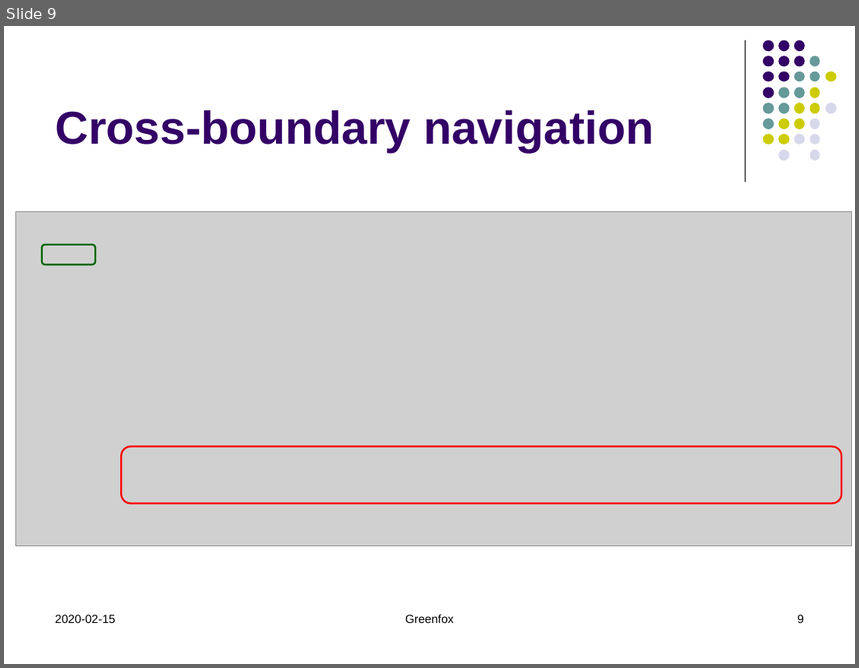
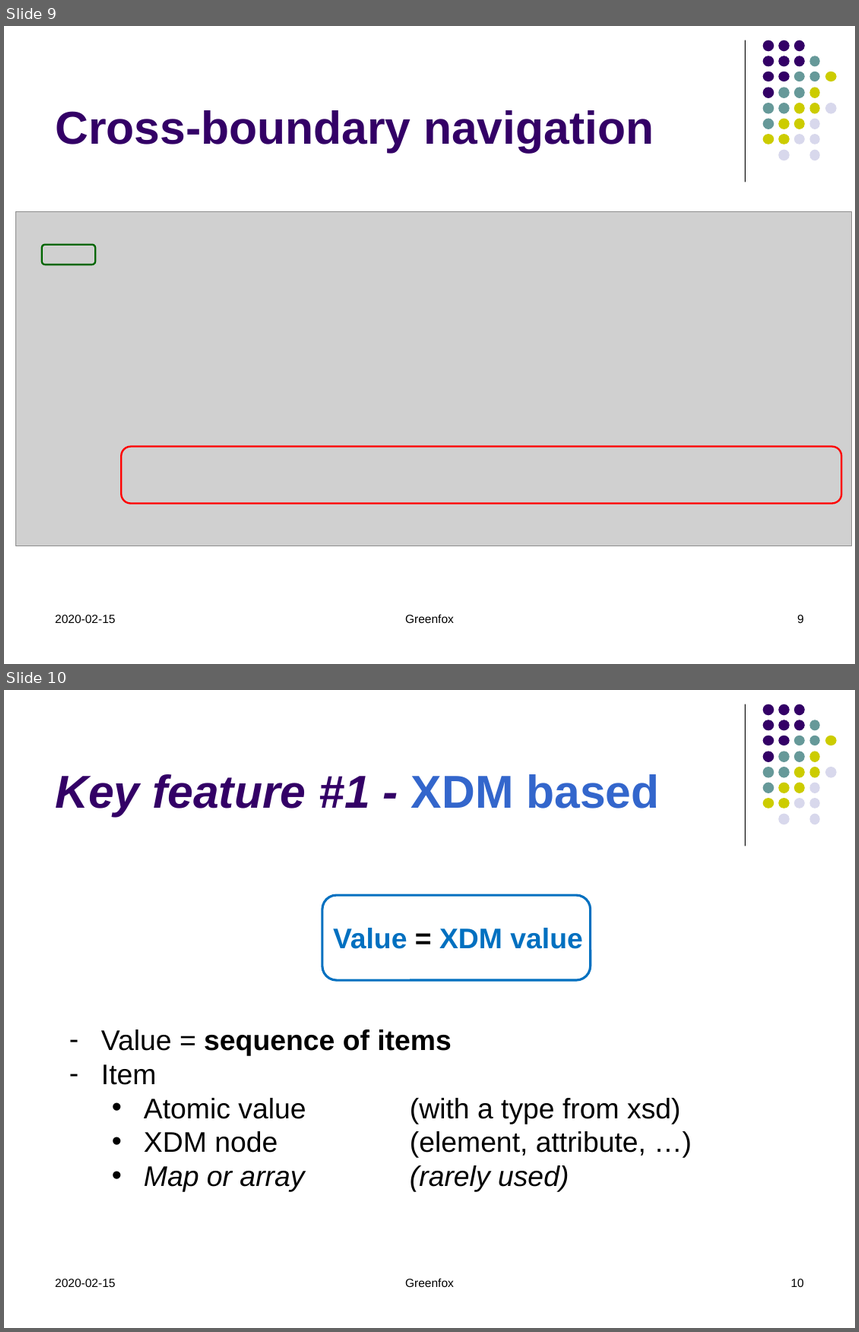
Before and after one commit to hrennau/greenfox, a slide deck: about/greenfox04.pptx. Shown one above the other, each under a label of ours: slide 9 before the commit, slides 9 and 10 after it. The pictures are 859x668 and 859x1332 pixels, drawn with LibreOffice and Linux fonts; fonts in the diff are those of the drawing; grey boxes stand for pictures. Boxes give left, top, right and bottom in pixels: in the first picture for what was removed or moved away, otherwise in the second. Text is boxed around its words. In the diff, an @@ line names an element or a change of style, - is before the commit and + after.

```diff
--- a/about/greenfox04.pptx
+++ b/about/greenfox04.pptx
@@ slide 10 added at (4, 690, 855, 1328), background #FFFFFF; not listed: 32 template elements that a slide beside it also shows @@
@@ title added at (55, 774, 659, 817), 39 pt, text #330066, bold, italic @@
+Key feature #1 - XDM based
@@ rounded rectangle added at (322, 895, 591, 980), outline #0070C0 2 pt @@
@@ text added at (101, 928, 681, 1192), 24 pt, text #000000 @@
+Value = XDM value
+– Value = sequence of items
+– Item
+  • Atomic value (with a type from xsd)
+  • XDM node (element, attribute, …)
+  • Map or array (rarely used)
@@ text added at (55, 1279, 115, 1287), 10 pt, text #000000 @@
+2020-02-15
@@ text added at (405, 1278, 454, 1287), 10 pt, text #000000 @@
+Greenfox
@@ page number added at (791, 1279, 804, 1287), 10 pt, text #000000 @@
+10
```
Also in this commit, not shown: 15 slides changed, 2 other slides added, 31 slides removed, 32 other files.
